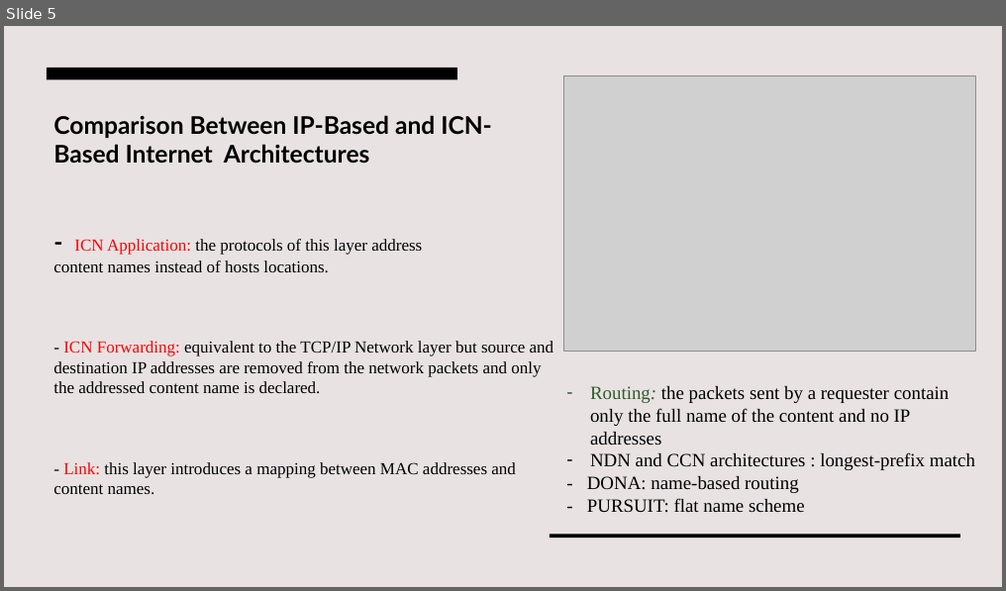
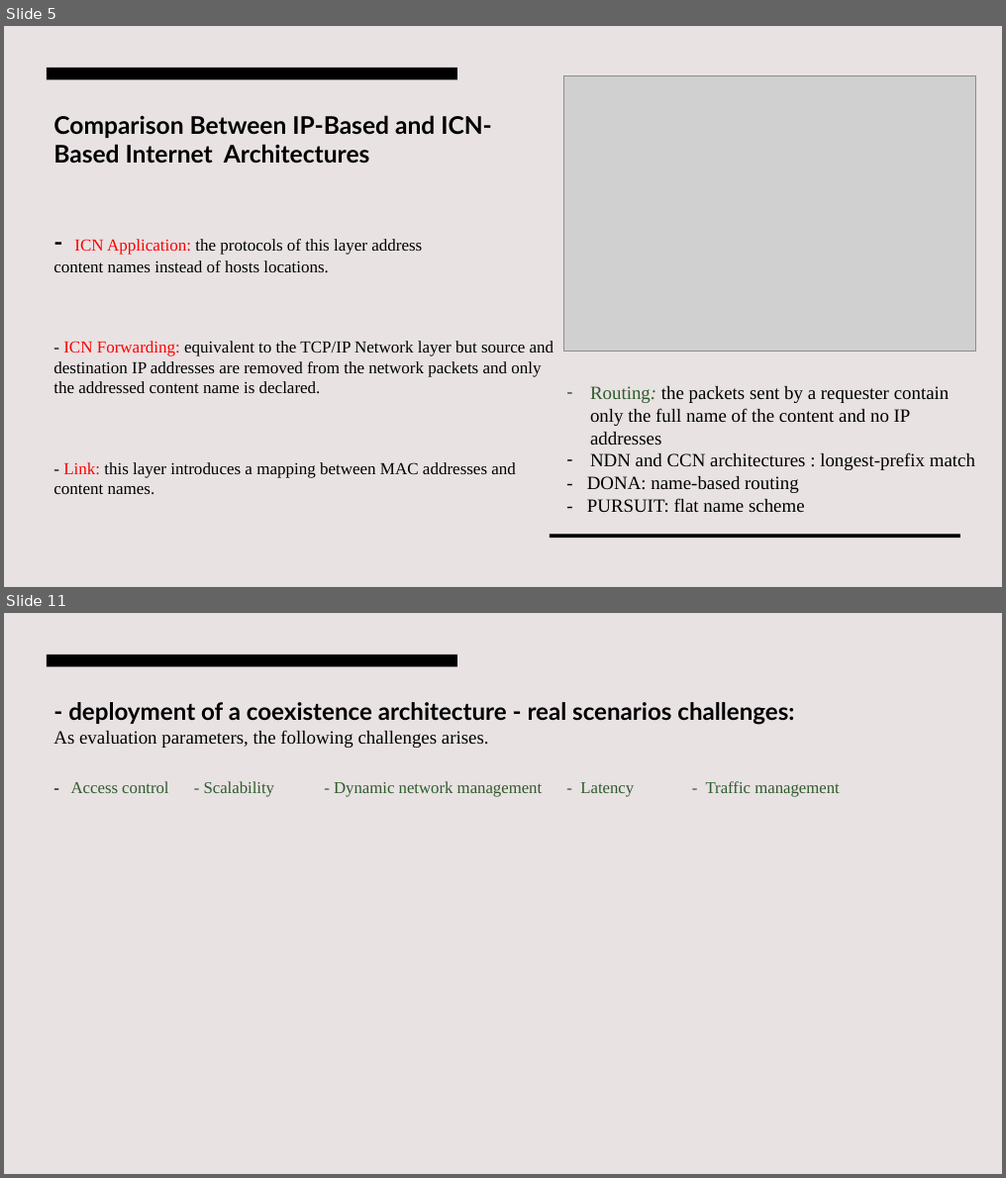
Before and after one commit to NazeerPD/CNS, a slide deck: ICN-IP Coexistence Solutions.pptx. Shown one above the other, each under a label of ours: slide 5 before the commit, slides 5 and 11 after it; the slides between them are not shown. The pictures are 1006x591 and 1006x1178 pixels, drawn with LibreOffice and Linux fonts; fonts in the diff are those of the drawing; grey boxes stand for pictures. Boxes give left, top, right and bottom in pixels: in the first picture for what was removed or moved away, otherwise in the second. Text is boxed around its words. In the diff, an @@ line names an element or a change of style, - is before the commit and + after.

```diff
--- a/ICN-IP Coexistence Solutions.pptx
+++ b/ICN-IP Coexistence Solutions.pptx
@@ slide 11 added at <box>4,613,1002,1174</box>, background #E8E2E3 @@
@@ rectangle added at <box>47,655,457,666</box>, fill #000000 @@
@@ title added at <box>54,702,840,797</box>, 16 pt, text #000000 @@
+- deployment of a coexistence architecture - real scenarios challenges:
+As evaluation parameters, the following challenges arises.
+- Access control - Scalability - Dynamic network management - Latency - Traffic management
```
Also in this commit, not shown: 1 slide changed, 5 other slides added, 1 slide removed.
